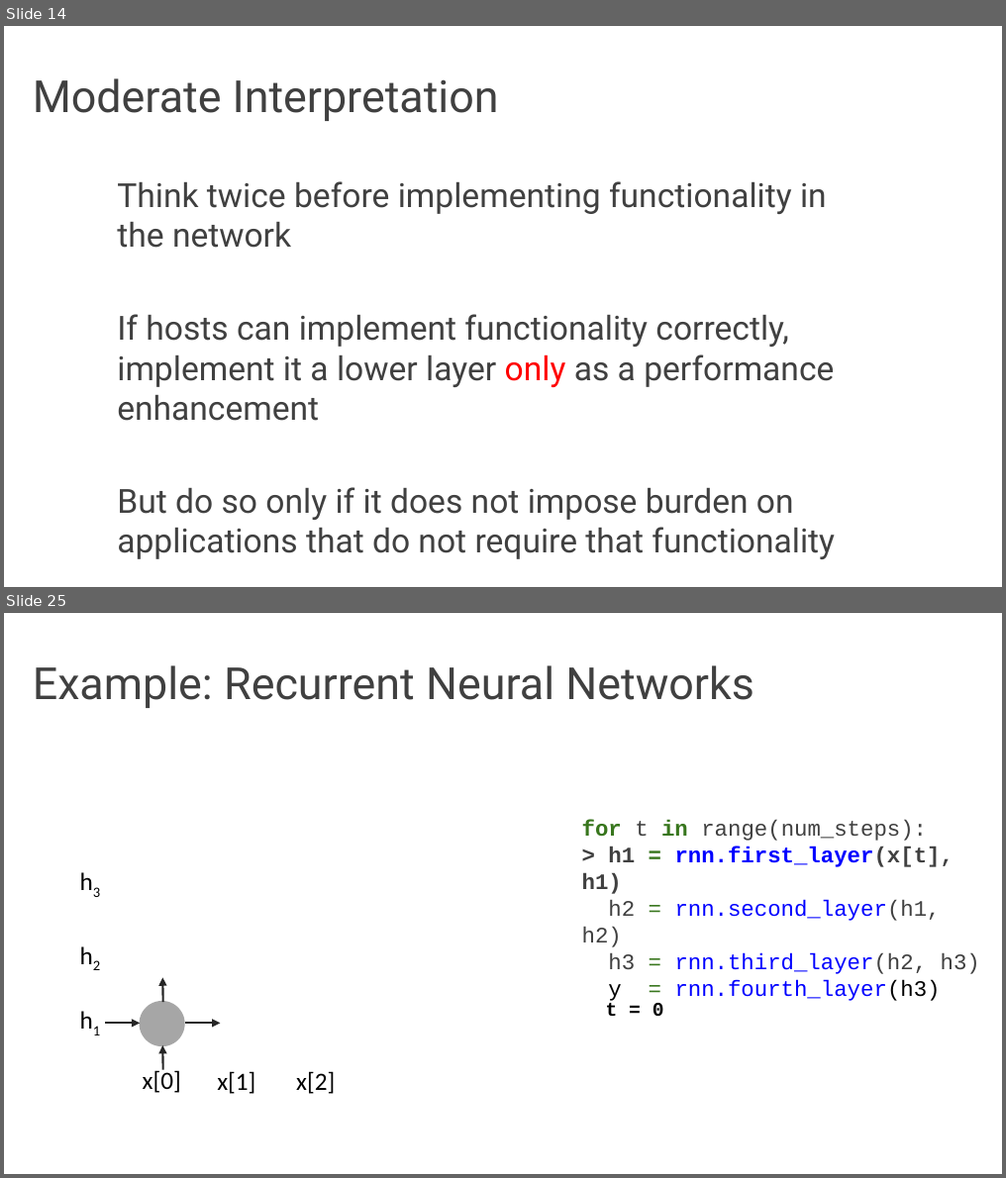
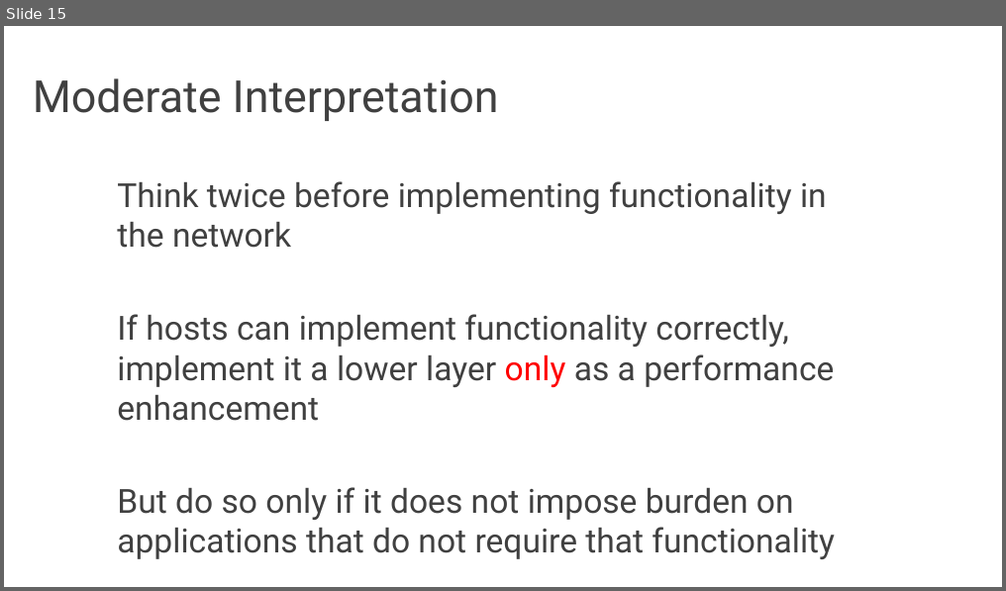
Before and after one commit to audreyccheng/cs262a-spring2025, a slide deck: notes/04-e2e-projects.pptx. Shown one above the other, each under a label of ours: slides 14 and 25 before the commit, slide 15 after it; the slides between them are not shown. The pictures are 1006x1178 and 1006x591 pixels, drawn with LibreOffice and Linux fonts; fonts in the diff are those of the drawing. Boxes give left, top, right and bottom in pixels: in the first picture for what was removed or moved away, otherwise in the second. Text is boxed around its words. In the diff, an @@ line names an element or a change of style, - is before the commit and + after.

```diff
--- a/notes/04-e2e-projects.pptx
+++ b/notes/04-e2e-projects.pptx
@@ slide 25 removed at bbox=[4, 613, 1002, 1174], background #FFFFFF @@
@@ title removed at bbox=[33, 665, 754, 708] @@
-Example: Recurrent Neural Networks
@@ text removed at bbox=[582, 820, 980, 1001] @@
-for t in range(num_steps):
-> h1 = rnn.first_layer(x[t], h1)
-h2 = rnn.second_layer(h1, h2)
-h3 = rnn.third_layer(h2, h3)
-y = rnn.fourth_layer(h3)
@@ text removed at bbox=[70, 857, 117, 893] @@
-h3
@@ text removed at bbox=[70, 930, 117, 966] @@
-h2
@@ text removed at bbox=[70, 995, 117, 1032] @@
-h1
@@ arrow removed from (162, 1002) to (162, 978) @@
@@ arrow removed from (105, 1023) to (140, 1023) @@
@@ ellipse removed at bbox=[139, 1001, 184, 1047] @@
@@ arrow removed from (185, 1023) to (221, 1023) @@
@@ text removed at bbox=[606, 1003, 664, 1017] @@
-t = 0
@@ arrow removed from (162, 1070) to (162, 1046) @@
@@ text removed at bbox=[143, 1068, 181, 1093] @@
-x[0]
@@ text removed at bbox=[217, 1071, 255, 1094] @@
-x[1]
@@ text removed at bbox=[296, 1071, 335, 1094] @@
-x[2]
@@ what was slide 14 is now slide 15 @@
```
Also in this commit, not shown: 11 slides changed, 8 slides added, 48 other slides removed, 1 other file.
